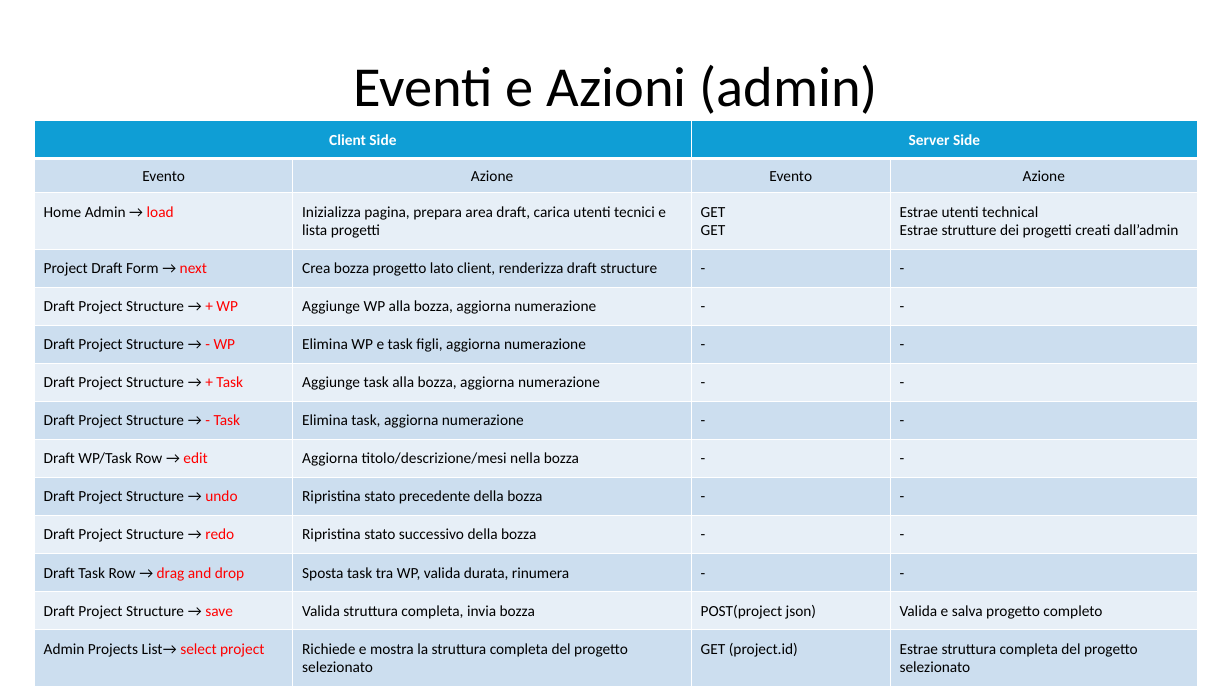
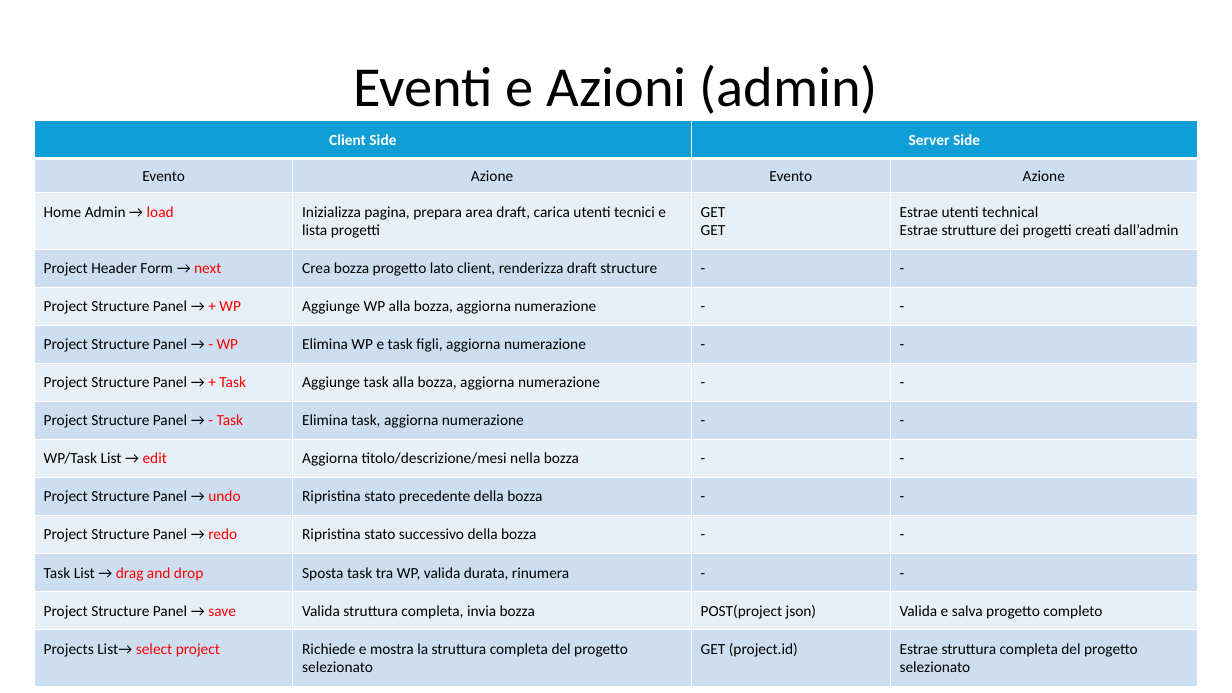
Before and after one commit to gilbertobrambilla/tiw-2026-html, a slide deck: slide 44 of docs/TIW_documentazione.pptx. Drawn at 1232x693 pixels with LibreOffice and Linux fonts; fonts in the diff are those of the drawing. Boxes give left, top, right and bottom in pixels: in the first picture for what was removed or moved away, otherwise in the second. Text is boxed around its words. In the diff, an @@ line names an element or a change of style, - is before the commit and + after.

```diff
--- a/docs/TIW_documentazione.pptx
+++ b/docs/TIW_documentazione.pptx
@@ table at box(34, 121, 1197, 683) @@
-row 4, column 1: Project Draft Form → next
+row 4, column 1: Project Header Form → next
-row 5, column 1: Draft Project Structure → + WP
+row 5, column 1: Project Structure Panel → + WP
-row 6, column 1: Draft Project Structure → - WP
+row 6, column 1: Project Structure Panel → - WP
-row 7, column 1: Draft Project Structure → + Task
+row 7, column 1: Project Structure Panel → + Task
-row 8, column 1: Draft Project Structure → - Task
+row 8, column 1: Project Structure Panel → - Task
-row 9, column 1: Draft WP/Task Row → edit
+row 9, column 1: WP/Task List → edit
-row 10, column 1: Draft Project Structure → undo
+row 10, column 1: Project Structure Panel → undo
-row 11, column 1: Draft Project Structure → redo
+row 11, column 1: Project Structure Panel → redo
-row 12, column 1: Draft Task Row → drag and drop
+row 12, column 1: Task List → drag and drop
-row 13, column 1: Draft Project Structure → save
+row 13, column 1: Project Structure Panel → save
-row 14, column 1: Admin Projects List→ select project
+row 14, column 1: Projects List→ select project
```
Also in this commit, not shown: 2 other slides changed.
